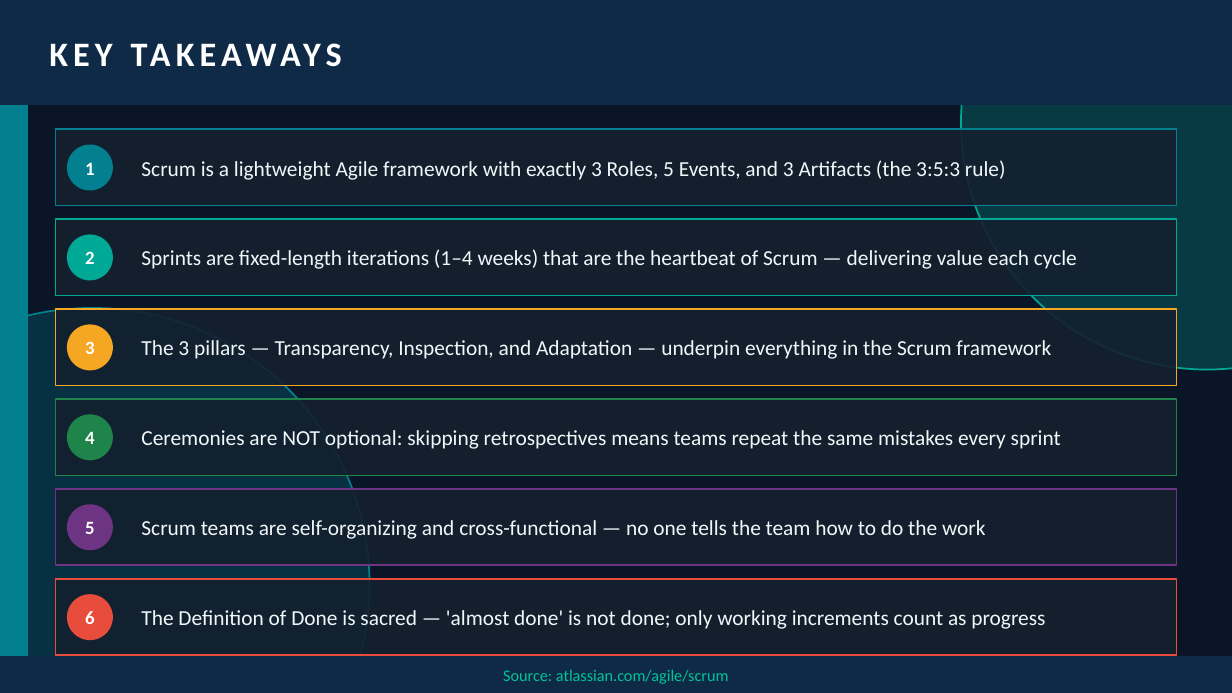
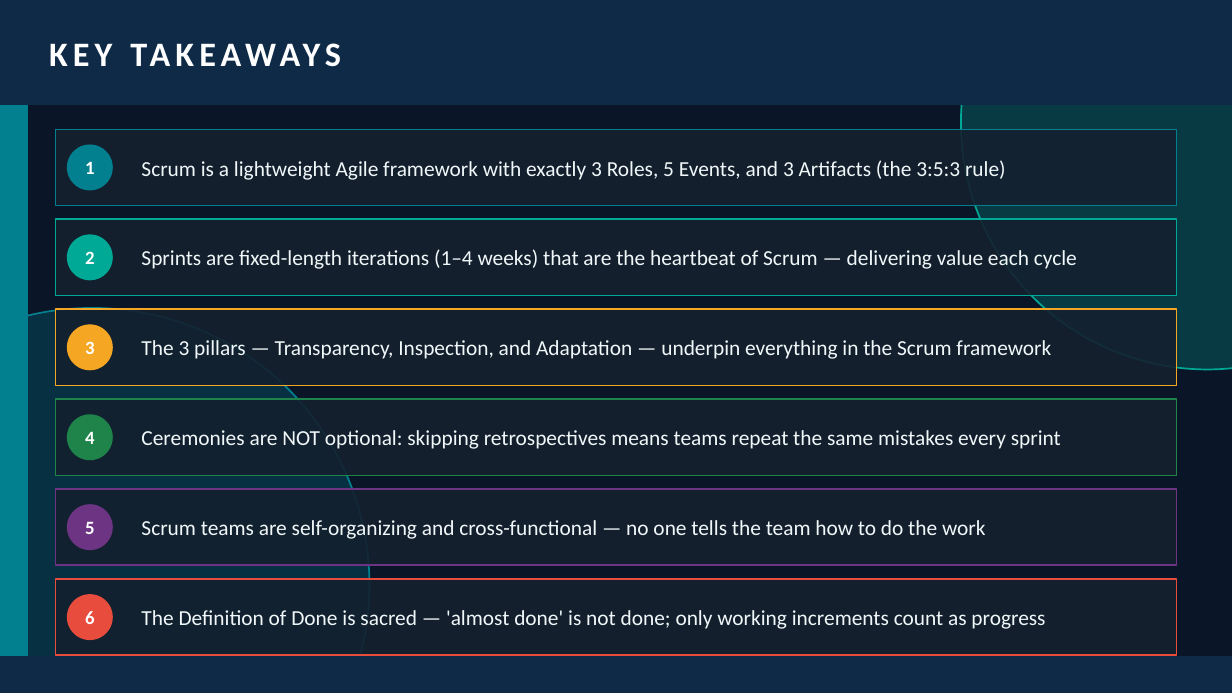
Before and after one commit to anirudhagaikwad/EvenSem2026_3rdYr, a slide deck: slide 13 of IT PROJECT MANAGEMENT - 21MGH303P/Unit-5/1_Scrum_Agile_Framework.pptx. Drawn at 1232x693 pixels with LibreOffice and Linux fonts; fonts in the diff are those of the drawing. Boxes give left, top, right and bottom in pixels: in the first picture for what was removed or moved away, otherwise in the second. Text is boxed around its words. In the diff, an @@ line names an element or a change of style, - is before the commit and + after.

```diff
--- a/IT PROJECT MANAGEMENT - 21MGH303P/Unit-5/1_Scrum_Agile_Framework.pptx
+++ b/IT PROJECT MANAGEMENT - 21MGH303P/Unit-5/1_Scrum_Agile_Framework.pptx
@@ text removed at (x1=503, y1=669, x2=729, y2=684) @@
-Source: atlassian.com/agile/scrum
```
Also in this commit, not shown: 5 other slides changed, 9 other files.
